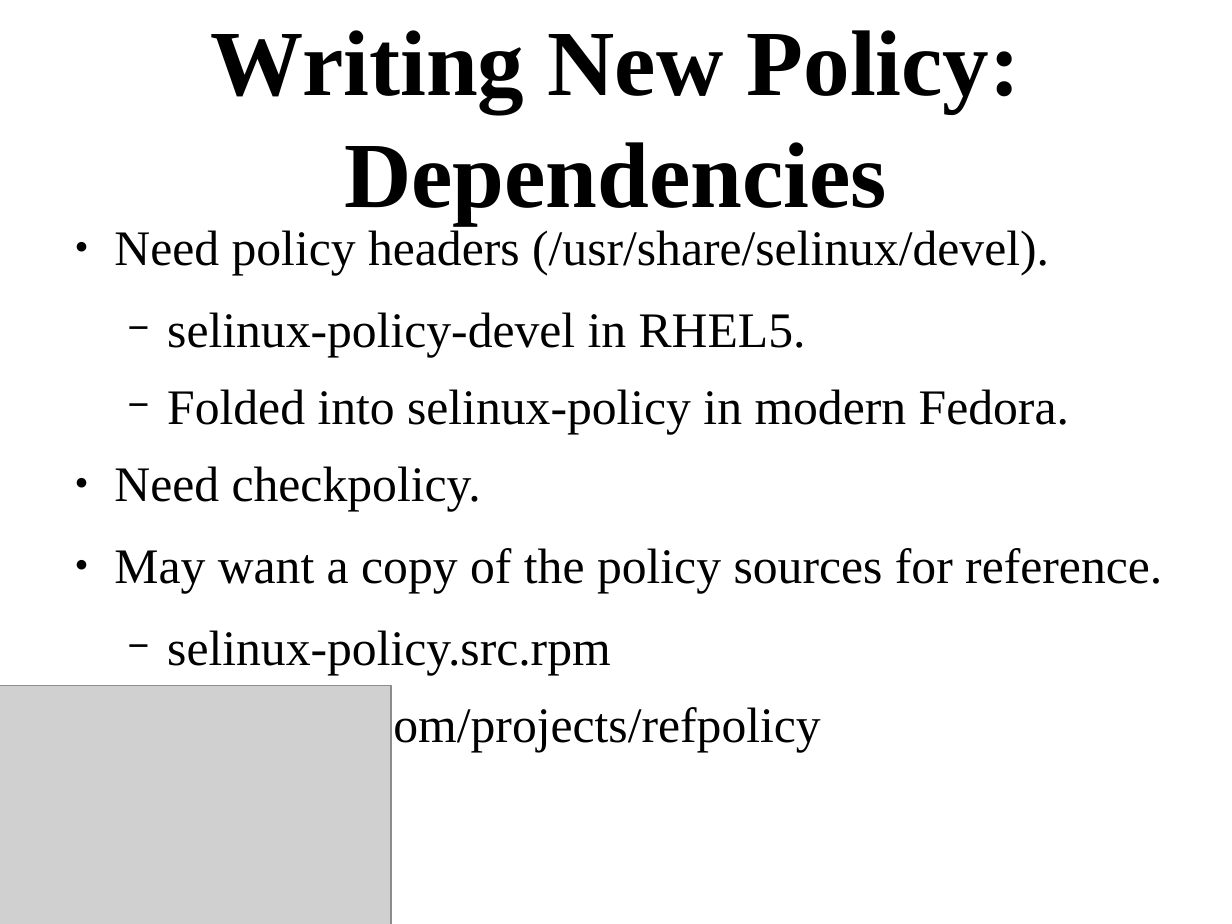
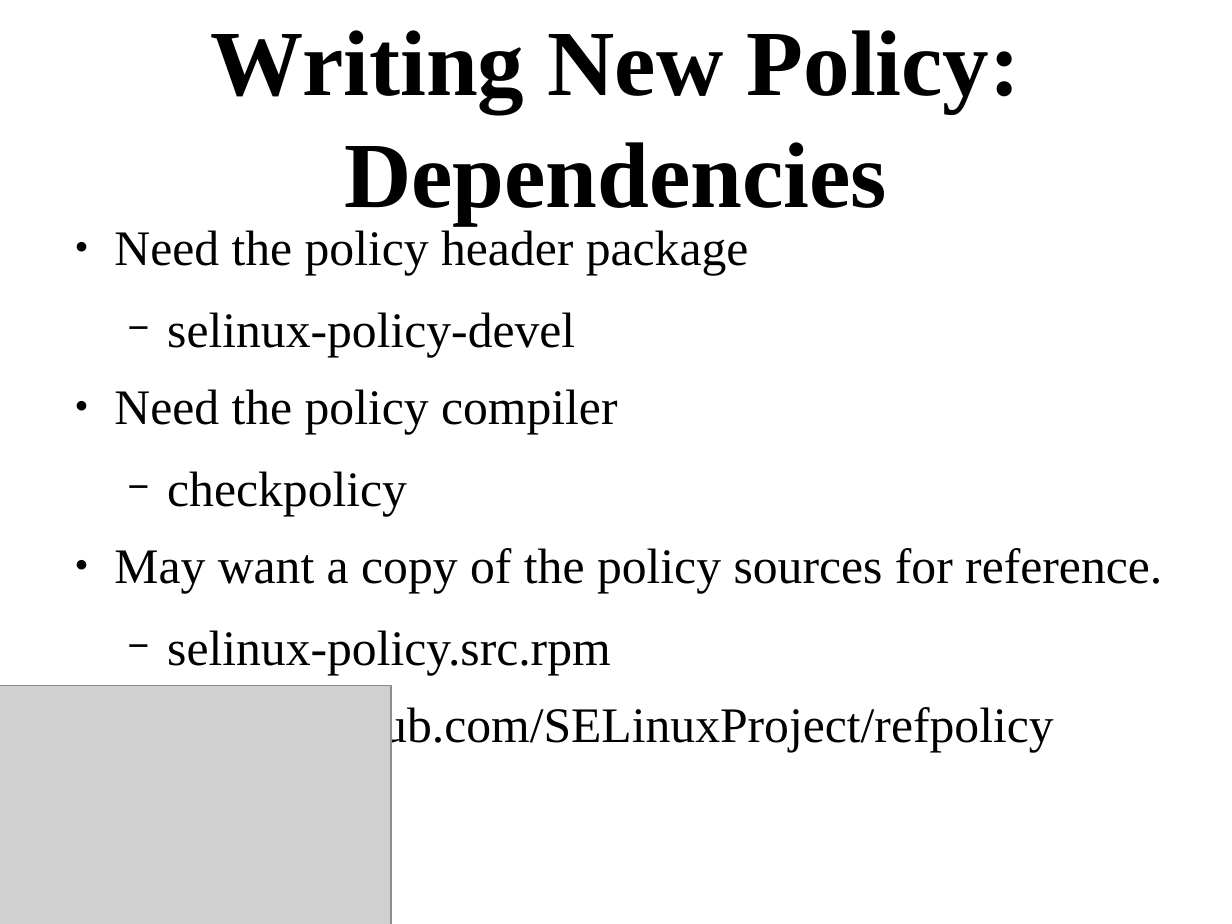
Before and after one commit to dpquigl/demystifying-selinux, a slide deck: slide 62 of demystifying-selinux-part2/demystifying_selinux_part2.odp. Drawn at 1232x924 pixels with LibreOffice and Linux fonts; fonts in the diff are those of the drawing; grey boxes stand for pictures. Boxes give left, top, right and bottom in pixels: in the first picture for what was removed or moved away, otherwise in the second. Text is boxed around its words. In the diff, an @@ line names an element or a change of style, - is before the commit and + after.

Commit message:
Remove references to tresys and update sestatus output
Resolves issues #2, #3, and #9.

```diff
--- a/demystifying-selinux-part2/demystifying_selinux_part2.odp
+++ b/demystifying-selinux-part2/demystifying_selinux_part2.odp
@@ text at [114,230,749,516]: text changed @@
-● Need policy headers (/usr/share/selinux/devel).
-  − selinux-policy-devel in RHEL5.
-  − Folded into selinux-policy in modern Fedora.
-● Need checkpolicy.
+● Need the policy header package
+  − selinux-policy-devel
+● Need the policy compiler
+  − checkpolicy
@@ text at [167,703,1053,752]: text changed @@
-  − oss.tresys.com/projects/refpolicy
+  − https://github.com/SELinuxProject/refpolicy
```
Also in this commit, not shown: 6 other slides changed, 2 other files.
